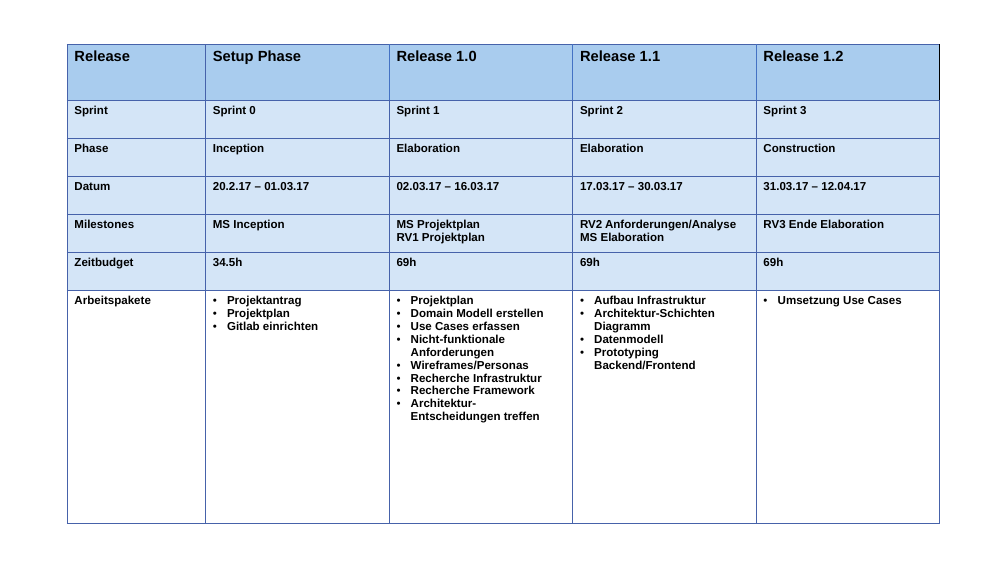
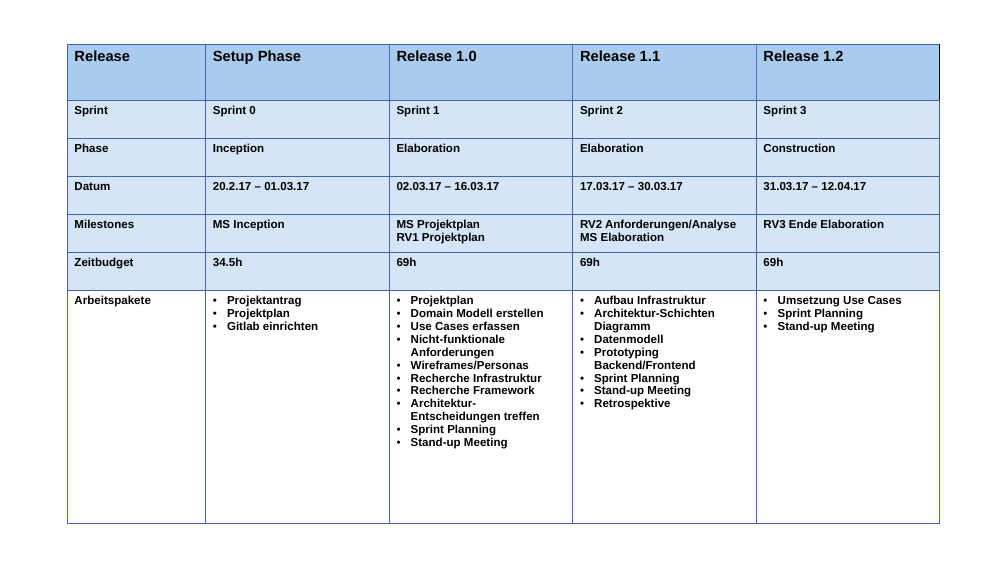
Before and after one commit to Examibur/examibur, a slide deck: slide 3 of docs/projektplan/Planung.pptx. Drawn at 1008x567 pixels with LibreOffice and Linux fonts; fonts in the diff are those of the drawing. Boxes give left, top, right and bottom in pixels: in the first picture for what was removed or moved away, otherwise in the second. Text is boxed around its words. In the diff, an @@ line names an element or a change of style, - is before the commit and + after.

```diff
--- a/docs/projektplan/Planung.pptx
+++ b/docs/projektplan/Planung.pptx
@@ table at <box>67,45,941,523</box> @@
-row 7: Arbeitspakete | Projektantrag / Projektplan / Gitlab einrichten | Projektplan / Domain Modell erstellen / Use Cases erfassen / Nicht-funktionale Anforderungen / Wireframes/Personas / Recherche Infrastruktur / Recherche Framework / Architektur-Entscheidungen treffen | Aufbau Infrastruktur / Architektur-Schichten Diagramm / Datenmodell / Prototyping Backend/Frontend | Umsetzung Use Cases
+row 7: Arbeitspakete | Projektantrag / Projektplan / Gitlab einrichten | Projektplan / Domain Modell erstellen / Use Cases erfassen / Nicht-funktionale Anforderungen / Wireframes/Personas / Recherche Infrastruktur / Recherche Framework / Architektur-Entscheidungen treffen / Sprint Planning / Stand-up Meeting | Aufbau Infrastruktur / Architektur-Schichten Diagramm / Datenmodell / Prototyping Backend/Frontend / Sprint Planning / Stand-up Meeting / Retrospektive | Umsetzung Use Cases / Sprint Planning / Stand-up Meeting
```
Also in this commit, not shown: 2 other slides changed, 1 other file.
